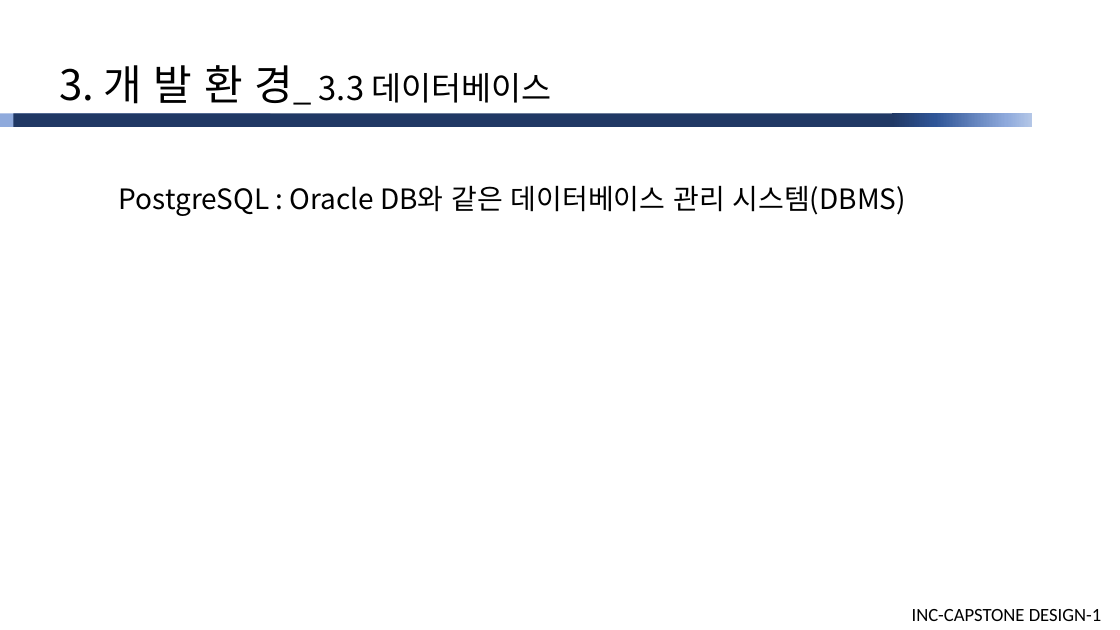
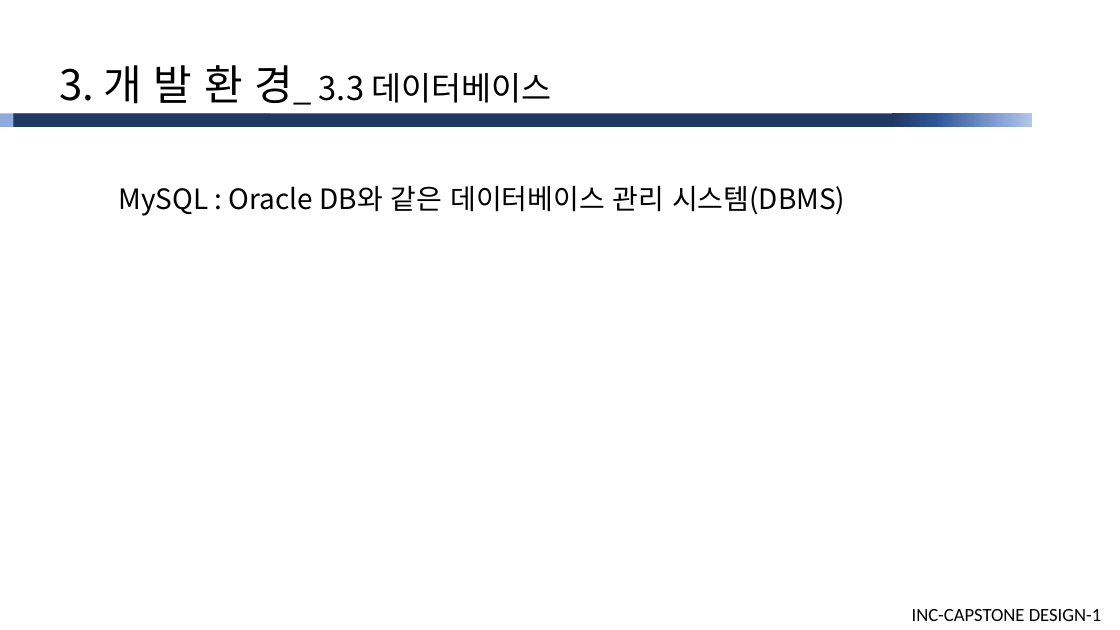
Before and after one commit to cutiecrab/CAR, a slide deck: slide 9 of 주차별 상세/10주/[피드백미반영]산학캡스톤디자인1_발표자료(10주).pptx. Drawn at 1120x630 pixels with LibreOffice and Linux fonts; fonts in the diff are those of the drawing. Boxes give left, top, right and bottom in pixels: in the first picture for what was removed or moved away, otherwise in the second. Text is boxed around its words. In the diff, an @@ line names an element or a change of style, - is before the commit and + after.

```diff
--- a/주차별 상세/10주/[피드백미반영]산학캡스톤디자인1_발표자료(10주).pptx
+++ b/주차별 상세/10주/[피드백미반영]산학캡스톤디자인1_발표자료(10주).pptx
@@ text at box(119, 185, 845, 216): text changed @@
-PostgreSQL : Oracle DB와 같은 데이터베이스 관리 시스템(DBMS)
+MySQL : Oracle DB와 같은 데이터베이스 관리 시스템(DBMS)
```
Also in this commit, not shown: 8 other slides changed, 15 other files.
